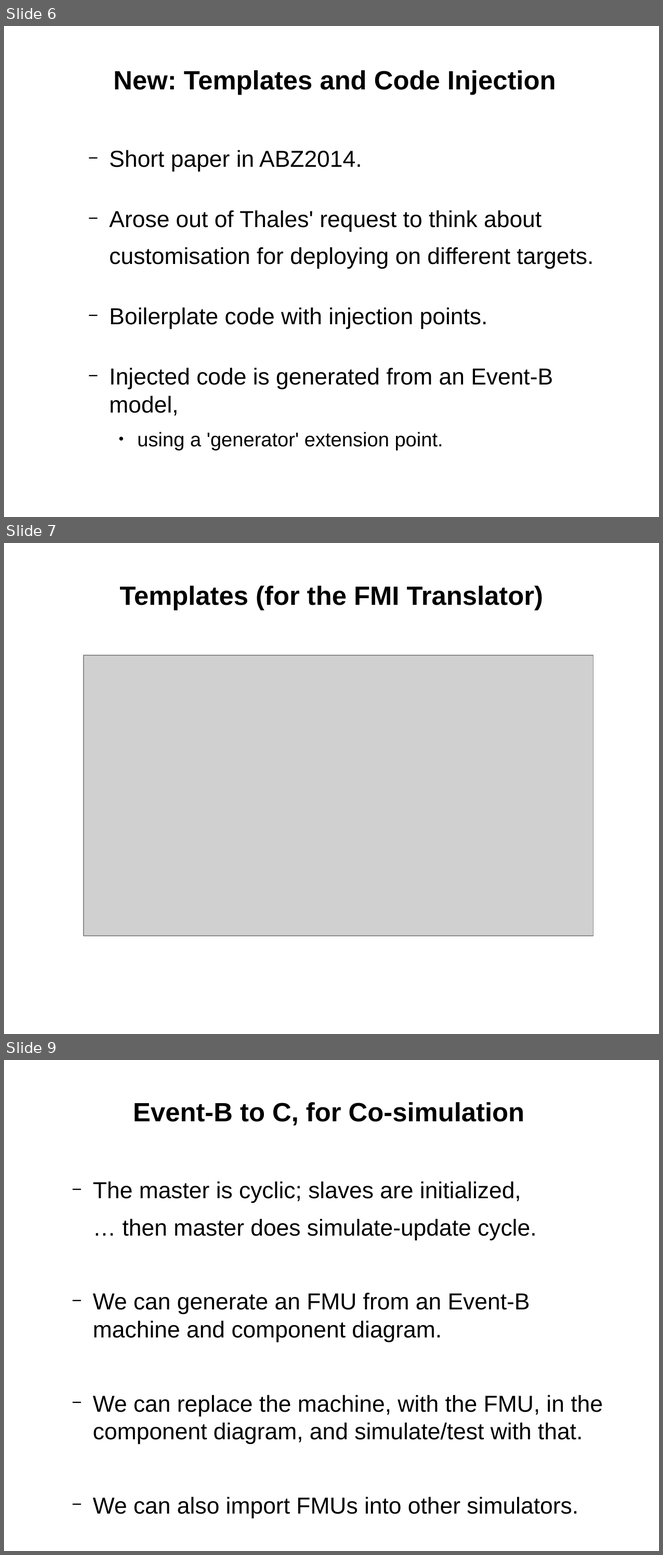
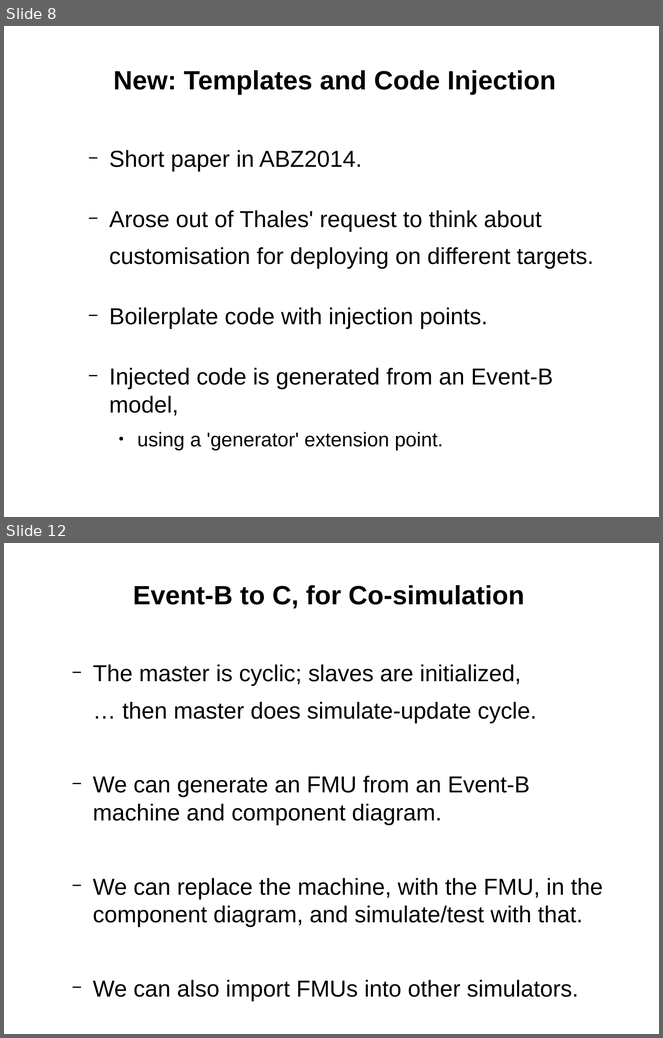
Before and after one commit to weetmuts/rodin-b-sharp-iUML_B_Utils, a slide deck: work/store/Writing/RUDW2014(accepted)/presentation/RUDW2014presentation.odp. Shown one above the other, each under a label of ours: slides 6, 7 and 9 before the commit, slides 8 and 12 after it; the slides between them are not shown. The pictures are 663x1555 and 663x1038 pixels, drawn with LibreOffice and Linux fonts; fonts in the diff are those of the drawing; grey boxes stand for pictures. Boxes give left, top, right and bottom in pixels: in the first picture for what was removed or moved away, otherwise in the second. Text is boxed around its words. In the diff, an @@ line names an element or a change of style, - is before the commit and + after.

```diff
--- a/work/store/Writing/RUDW2014(accepted)/presentation/RUDW2014presentation.odp
+++ b/work/store/Writing/RUDW2014(accepted)/presentation/RUDW2014presentation.odp
@@ slide 7 removed at (x1=4, y1=543, x2=659, y2=1034), background #FFFFFF @@
@@ text removed at (x1=120, y1=586, x2=543, y2=610) @@
-Templates (for the FMI Translator)
@@ picture removed at (x1=84, y1=655, x2=594, y2=936) @@
@@ what was slide 6 is now slide 8 @@
@@ what was slide 9 is now slide 12 @@
```
Also in this commit, not shown: 2 slides changed, 4 slides added, 4 other files.
